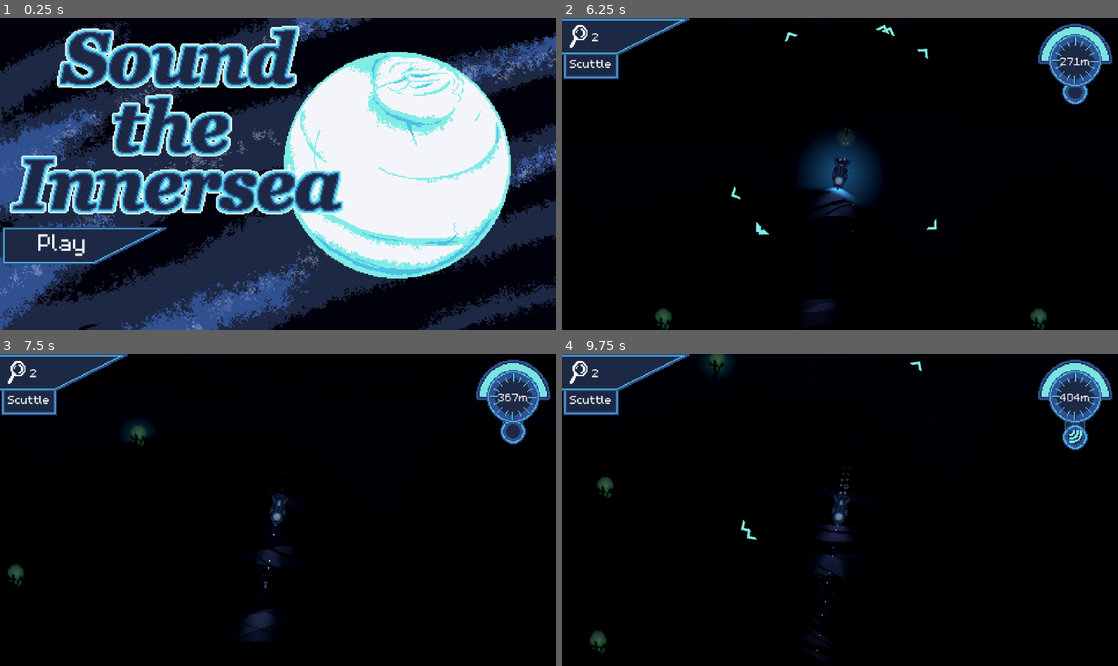
Above: before the commit, frames 1-4 (two rows, left to right).
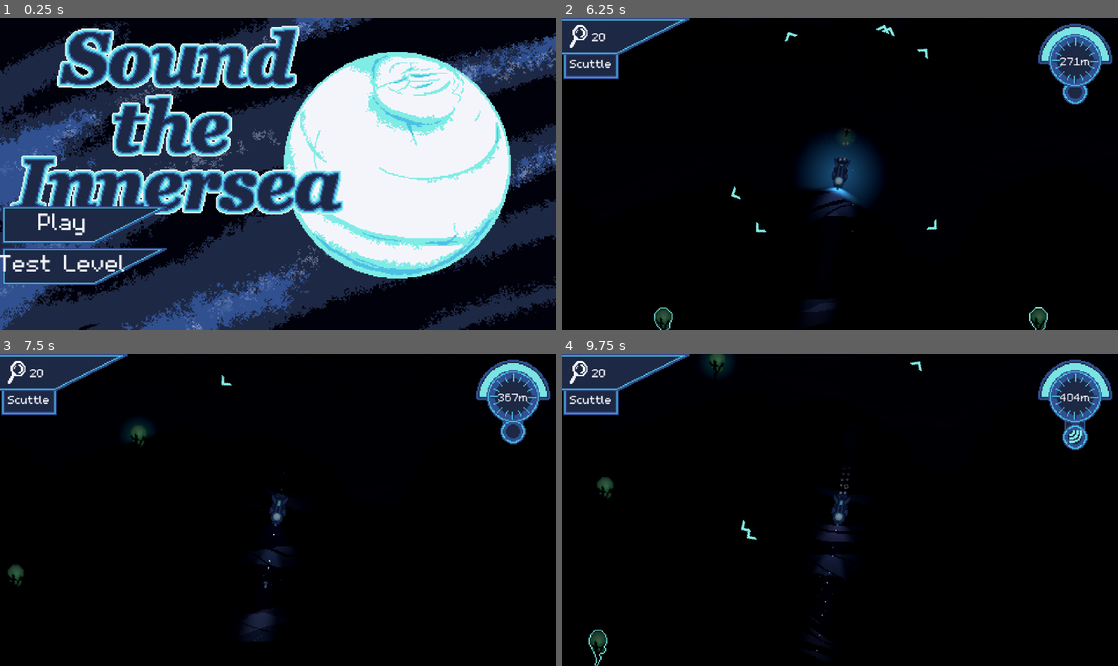
Above: after the commit, the same moments.

Repository: austingwatson/Depths
Game: Godot game, scene res://scenes/title_screen.tscn
The game is run twice, just before and just after one commit, with the same random seed, the same clock (stepped at 60 frames per second) and the same inputs. Sound files missing from this copy of the repository are replaced by a short silence.
Inputs (mouse positions are in pixels of both pictures, inside the frame that each line leads up to):
- Up to frame 1 (0.25 s): no input
- Up to frame 2 (6.25 s): click "Play" at 0.5 s; click "Dive In" at 1.25 s; click "Launch" at 2 s; click "Launch" at 2.75 s; tap Enter at 3.5 s; move the mouse to (962, 158) at 3.52 s; hold Space (thrust) 3.53-4.28 s; tap Shift (sonar) at 3.6, 4.55, 5.3, 6.05 s; click (962, 158) at 3.67 s; move the mouse to (728, 189) at 4.27 s; tap Mouse wheel down (change_weapon_down) at 4.35 s; move the mouse to (895, 105) at 5.02 s; hold Space (thrust) from 5.03 s (still down); tap Mouse wheel up (change_weapon_up) at 5.1 s; move the mouse to (812, 236) at 5.77 s; right-click (812, 236) at 5.85 s; click (812, 236) at 5.92 s
- Up to frame 3 (7.5 s): move the mouse to (444, 556) at 6.52 s; release Space (thrust) at 6.53 s; click (444, 556) at 6.6 s; tap Shift (sonar) at 6.8, 7.35 s; move the mouse to (111, 463) at 7.27 s
- Up to frame 4 (9.75 s): move the mouse to (867, 510) at 8.02 s; tap Shift (sonar) at 8.1, 9.05 s; click (867, 510) at 8.17 s; move the mouse to (756, 432) at 8.77 s; hold Space (thrust) from 8.78 s (still down); tap Mouse wheel down (change_weapon_down) at 8.85 s; move the mouse to (962, 494) at 9.52 s; tap Mouse wheel up (change_weapon_up) at 9.6 s

The runs differ from the first frame. In frame 1, 3.9% of the frame differs, in the area x 0-30%, y 60-86%; in frame 2, 0.1%; in frame 3, less than 0.1%; in frame 4, less than 0.1%.

Commit message:
fixed some bugs

Diff:
--- a/resources/player_stats.tres
+++ b/resources/player_stats.tres
@@ -4,7 +4,7 @@
 
 [resource]
 script = ExtResource("1_wld0n")
-research = 2
+research = 20
 max_depth = 0
 max_speed = 200.0
 acceleration = 100.0
--- a/scenes/component/fish_sprite.tscn
+++ b/scenes/component/fish_sprite.tscn
@@ -28,6 +28,7 @@
 [node name="VisibleOnScreenNotifier2D" type="VisibleOnScreenNotifier2D" parent="."]
 
 [node name="PingedTimer" type="Timer" parent="."]
+wait_time = 2.0
 one_shot = true
 
 [connection signal="screen_entered" from="VisibleOnScreenNotifier2D" to="." method="_on_visible_on_screen_notifier_2d_screen_entered"]
--- a/scenes/component/sonar.tscn
+++ b/scenes/component/sonar.tscn
@@ -8,6 +8,7 @@
 radius = 0.01
 
 [node name="Sonar" type="Area2D"]
+top_level = true
 collision_layer = 2
 collision_mask = 12
 monitorable = false
--- a/scenes/entity/actor/big_floater.tscn
+++ b/scenes/entity/actor/big_floater.tscn
@@ -1,7 +1,13 @@
-[gd_scene load_steps=14 format=3 uid="uid://clmenjb7bo3fd"]
+[gd_scene load_steps=23 format=3 uid="uid://clmenjb7bo3fd"]
 
-[ext_resource type="PackedScene" uid="uid://8oxdyj66sd4m" path="res://scenes/entity/actor/floater.tscn" id="1_yyiyj"]
+[ext_resource type="Script" uid="uid://brrrtutax8xnp" path="res://scripts/entity/actor/floater.gd" id="1_oslxi"]
+[ext_resource type="PackedScene" uid="uid://dgefqrqeh3evl" path="res://scenes/component/movement.tscn" id="2_2ldnu"]
 [ext_resource type="Texture2D" uid="uid://b52loa0ba8u2j" path="res://assets/textures/entity/big_floater.png" id="3_uoj4v"]
+[ext_resource type="PackedScene" uid="uid://yr7unnis4qow" path="res://scenes/component/fish_sprite.tscn" id="3_wu100"]
+[ext_resource type="PackedScene" uid="uid://b0rymrbfbbdhr" path="res://scenes/component/hurt_box.tscn" id="5_oualg"]
+[ext_resource type="Texture2D" uid="uid://dgb36hfijxjf1" path="res://assets/textures/effects/2d_lights_and_shadows_neutral_point_light.png" id="6_07jvc"]
+[ext_resource type="PackedScene" uid="uid://bbcnk1lc1bia3" path="res://scenes/component/player_distance.tscn" id="7_uc4en"]
+[ext_resource type="Texture2D" uid="uid://i6plrgcblxll" path="res://assets/textures/effects/effect_sheet.png" id="8_u2fdv"]
 
 [sub_resource type="AtlasTexture" id="AtlasTexture_gqlh0"]
 atlas = ExtResource("3_uoj4v")
@@ -75,27 +81,77 @@
 "speed": 5.0
 }]
 
+[sub_resource type="SpriteFrames" id="SpriteFrames_7dvyh"]
+
 [sub_resource type="CapsuleShape2D" id="CapsuleShape2D_gqlh0"]
 radius = 16.0
 height = 64.0
 
-[node name="BigFloater" instance=ExtResource("1_yyiyj")]
+[sub_resource type="AtlasTexture" id="AtlasTexture_bhvvh"]
+atlas = ExtResource("8_u2fdv")
+region = Rect2(48, 24, 8, 8)
+
+[sub_resource type="Gradient" id="Gradient_qctdj"]
+offsets = PackedFloat32Array(0, 0.723247, 1)
+colors = PackedColorArray(1, 1, 1, 1, 1, 1, 1, 1, 1, 1, 1, 0)
+
+[node name="BigFloater" type="Node2D" groups=["BigFloater"]]
+script = ExtResource("1_oslxi")
 heal = 4
 
-[node name="Movement" parent="." index="0"]
+[node name="Movement" parent="." node_paths=PackedStringArray("entity") instance=ExtResource("2_2ldnu")]
+entity = NodePath("..")
 max_speed = 20.0
 acceleration = 4.0
+deceleration = 100.0
 
-[node name="FishSprite" parent="." index="1"]
+[node name="FishSprite" parent="." node_paths=PackedStringArray("entity") instance=ExtResource("3_wu100")]
+entity = NodePath("..")
 base_animation = SubResource("SpriteFrames_yrexu")
 outline_animation = SubResource("SpriteFrames_wu100")
+eye_animation = SubResource("SpriteFrames_7dvyh")
+visible_rect = Rect2(-8, -16, 16, 32)
+show_time = 1.0
 
-[node name="HurtBox" parent="." index="2"]
+[node name="HurtBox" parent="." node_paths=PackedStringArray("entity") instance=ExtResource("5_oualg")]
+collision_layer = 40
+collision_mask = 2
+entity = NodePath("..")
 max_health = 4
 health = 4
 shape = SubResource("CapsuleShape2D_gqlh0")
 
-[node name="Light" parent="." index="3"]
+[node name="Light" type="PointLight2D" parent="."]
 position = Vector2(0, -3)
+color = Color(0.722702, 0.999442, 0.675061, 1)
 energy = 0.8
+texture = ExtResource("6_07jvc")
+offset = Vector2(0, 4)
 texture_scale = 0.35
+
+[node name="PlayerDistance" parent="." node_paths=PackedStringArray("entity") instance=ExtResource("7_uc4en")]
+entity = NodePath("..")
+distance = 500.0
+
+[node name="DeathPop" type="CPUParticles2D" parent="."]
+emitting = false
+texture = SubResource("AtlasTexture_bhvvh")
+one_shot = true
+explosiveness = 0.9
+randomness = 0.36
+emission_shape = 2
+emission_sphere_radius = 6.0
+direction = Vector2(0, 0)
+spread = 180.0
+gravity = Vector2(0, -80)
+initial_velocity_min = 15.0
+initial_velocity_max = 45.0
+radial_accel_min = 32.0
+radial_accel_max = 32.0
+damping_min = 60.0
+damping_max = 60.0
+color_ramp = SubResource("Gradient_qctdj")
+
+[connection signal="dead" from="HurtBox" to="." method="_on_hurt_box_dead"]
+[connection signal="pinged" from="HurtBox" to="." method="_on_hurt_box_pinged"]
+[connection signal="finished" from="DeathPop" to="." method="_on_death_pop_finished"]
--- a/scenes/entity/actor/deep_fish.tscn
+++ b/scenes/entity/actor/deep_fish.tscn
@@ -1,7 +1,15 @@
-[gd_scene load_steps=17 format=3 uid="uid://0nd5b0b486jy"]
+[gd_scene load_steps=28 format=3 uid="uid://0nd5b0b486jy"]
 
-[ext_resource type="PackedScene" uid="uid://daxpl8wgwrd7w" path="res://scenes/entity/actor/hunter_fish.tscn" id="1_vgwbg"]
+[ext_resource type="Script" uid="uid://b8wcqwldkw4th" path="res://scripts/entity/actor/hunter_fish.gd" id="1_blg7w"]
+[ext_resource type="Resource" uid="uid://bvpbr8b48lctj" path="res://resources/move_rand.tres" id="2_jiufe"]
 [ext_resource type="Texture2D" uid="uid://cc2bgbvc2jubk" path="res://assets/textures/entity/hunter_fish.png" id="2_v83lt"]
+[ext_resource type="Resource" uid="uid://5etm0anracyi" path="res://resources/move_player.tres" id="3_c2g0x"]
+[ext_resource type="Resource" uid="uid://wsb55dgirstk" path="res://resources/attack.tres" id="4_o7ixe"]
+[ext_resource type="PackedScene" uid="uid://dgefqrqeh3evl" path="res://scenes/component/movement.tscn" id="5_g64t7"]
+[ext_resource type="PackedScene" uid="uid://yr7unnis4qow" path="res://scenes/component/fish_sprite.tscn" id="6_dj1v8"]
+[ext_resource type="PackedScene" uid="uid://b0rymrbfbbdhr" path="res://scenes/component/hurt_box.tscn" id="8_dmn6m"]
+[ext_resource type="PackedScene" uid="uid://djbrnjtvjpjmt" path="res://scenes/component/detection.tscn" id="9_yxil0"]
+[ext_resource type="PackedScene" uid="uid://b0foxywnu3rrx" path="res://scenes/component/hit_box.tscn" id="10_lknrq"]
 
 [sub_resource type="AtlasTexture" id="AtlasTexture_g46fr"]
 atlas = ExtResource("2_v83lt")
@@ -107,16 +115,75 @@
 "speed": 5.0
 }]
 
-[node name="DeepFish" instance=ExtResource("1_vgwbg")]
+[sub_resource type="RectangleShape2D" id="RectangleShape2D_mrtdc"]
+size = Vector2(32, 16)
 
-[node name="FishSprite" parent="." index="1"]
+[sub_resource type="CircleShape2D" id="CircleShape2D_ymxha"]
+radius = 150.0
+
+[sub_resource type="ConvexPolygonShape2D" id="ConvexPolygonShape2D_ymxha"]
+points = PackedVector2Array(0, 0, 15, -15, 15, 15)
+
+[node name="DeepFish" type="Node2D" groups=["DeepFish"]]
+script = ExtResource("1_blg7w")
+base = ExtResource("2_jiufe")
+move_to_player = ExtResource("3_c2g0x")
+attack = ExtResource("4_o7ixe")
+attack_range = 100.0
+attack_fov_angle = 25.0
+
+[node name="Movement" parent="." node_paths=PackedStringArray("entity") instance=ExtResource("5_g64t7")]
+entity = NodePath("..")
+max_speed = 300.0
+acceleration = 150.0
+deceleration = 300.0
+rotation_speed = 10.0
+
+[node name="FishSprite" parent="." node_paths=PackedStringArray("entity") instance=ExtResource("6_dj1v8")]
+entity = NodePath("..")
 base_animation = SubResource("SpriteFrames_503ws")
 outline_animation = SubResource("SpriteFrames_c2g0x")
 eye_animation = SubResource("SpriteFrames_dmn6m")
+visible_rect = Rect2(-16, -8, 32, 16)
+show_time = 1.0
 
-[node name="HurtBox" parent="." index="2"]
+[node name="HurtBox" parent="." node_paths=PackedStringArray("entity") instance=ExtResource("8_dmn6m")]
+collision_layer = 36
+collision_mask = 2
+entity = NodePath("..")
 max_health = 15
 health = 15
+shape = SubResource("RectangleShape2D_mrtdc")
 
-[node name="HitBox" parent="." index="4"]
+[node name="PlayerDetection" parent="." instance=ExtResource("9_yxil0")]
+visible = false
+collision_layer = 4
+collision_mask = 2
+shape = SubResource("CircleShape2D_ymxha")
+
+[node name="HitBox" parent="." instance=ExtResource("10_lknrq")]
+position = Vector2(15, 0)
+collision_layer = 4
+collision_mask = 2
 damage = 4
+shape = SubResource("ConvexPolygonShape2D_ymxha")
+
+[node name="IdleTimer" type="Timer" parent="."]
+wait_time = 0.5
+one_shot = true
+autostart = true
+
+[node name="AttackTimer" type="Timer" parent="."]
+one_shot = true
+
+[node name="AttackMoveTimer" type="Timer" parent="."]
+one_shot = true
+
+[connection signal="dead" from="HurtBox" to="." method="_on_hurt_box_dead"]
+[connection signal="pinged" from="HurtBox" to="." method="_on_hurt_box_pinged"]
+[connection signal="detected" from="PlayerDetection" to="." method="_on_player_detection_detected"]
+[connection signal="lost" from="PlayerDetection" to="." method="_on_player_detection_lost"]
+[connection signal="hit" from="HitBox" to="." method="_on_hit_box_hit"]
+[connection signal="timeout" from="IdleTimer" to="." method="_on_idle_timer_timeout"]
+[connection signal="timeout" from="AttackTimer" to="." method="_on_attack_timer_timeout"]
+[connection signal="timeout" from="AttackMoveTimer" to="." method="_on_attack_move_timer_timeout"]
--- a/scenes/entity/actor/hunter_fish.tscn
+++ b/scenes/entity/actor/hunter_fish.tscn
@@ -148,8 +148,8 @@
 show_time = 1.0
 
 [node name="HurtBox" parent="." node_paths=PackedStringArray("entity") instance=ExtResource("3_vbyxb")]
-collision_layer = 4
-collision_mask = 34
+collision_layer = 36
+collision_mask = 2
 entity = NodePath("..")
 max_health = 6
 health = 6
--- a/scenes/entity/projectile/arrow.tscn
+++ b/scenes/entity/projectile/arrow.tscn
@@ -16,7 +16,7 @@
 script = ExtResource("2_5q7jp")
 
 [node name="Timer" type="Timer" parent="."]
-wait_time = 1.5
+wait_time = 2.0
 one_shot = true
 autostart = true
 
--- a/scenes/title_screen.tscn
+++ b/scenes/title_screen.tscn
@@ -146,7 +146,6 @@
 vertical_alignment = 1
 
 [node name="Test Level" type="TextureButton" parent="Menu"]
-visible = false
 layout_mode = 2
 size_flags_horizontal = 4
 texture_normal = SubResource("AtlasTexture_e54dn")
--- a/scripts/component/fish_sprite.gd
+++ b/scripts/component/fish_sprite.gd
@@ -53,6 +53,7 @@
 	if on_screen:
 		outline.visible = true
 	else:
+		outline.visible = true
 		ProjectileManager.add_arrow(global_position, entity.global_position)
 	pinged_timer.start()
 
--- a/scripts/component/sonar.gd
+++ b/scripts/component/sonar.gd
@@ -8,7 +8,8 @@
 @onready var shape: Shape2D = collision_shape.shape
 
 
-func start_sonar() -> void:
+func start_sonar(global_position: Vector2) -> void:
+	self.global_position = global_position
 	$SonarPulseSound.play()
 	collision_shape.set_deferred("disabled", false)
 	var tween := create_tween()
--- a/scripts/entity/actor/player.gd
+++ b/scripts/entity/actor/player.gd
@@ -186,7 +186,7 @@
 					energy.use_energy(player_stats.shock_energy)
 	if Input.is_action_just_pressed("sonar") and not sonar_cooldown.on_cooldown:
 		sonar_cooldown.use()
-		sonar.start_sonar()
+		sonar.start_sonar(global_position)
 		GlobalSignals.on_use_sonar()
 		sonar_partciles.emitting = true
 
--- a/scripts/entity/spawner.gd
+++ b/scripts/entity/spawner.gd
@@ -86,6 +86,11 @@
 			current_amount = get_tree().get_node_count_in_group("Floater")
 		Type.RESEARCH:
 			current_amount = get_tree().get_node_count_in_group("Research")
+		Type.BIG_FLOATER:
+			current_amount = get_tree().get_node_count_in_group("BigFloater")
+			print(current_amount)
+		Type.DEEP_FISH:
+			current_amount = get_tree().get_node_count_in_group("DeepFish")
 
 	var amount := get_enemy_amount()
 	var max: int = round(max_amount.sample(player_y))
--- a/scripts/intro.gd
+++ b/scripts/intro.gd
@@ -10,8 +10,8 @@
 
 
 func _on_skip_tutorial_button_pressed() -> void:
+	$ButtonClick.play()
 	get_tree().change_scene_to_file("res://scenes/basecamp.tscn")
-	$ButtonClick.play()
 
 
 func _on_tutorial_button_mouse_entered() -> void:
--- a/scripts/title_screen.gd
+++ b/scripts/title_screen.gd
@@ -9,8 +9,8 @@
 
 
 func _on_play_pressed() -> void:
+	$ButtonClick.play()
 	get_tree().change_scene_to_file("res://scenes/intro.tscn")
-	$ButtonClick.play()
 
 func _on_play_mouse_entered() -> void:
 	$ButtonHover.play()
--- a/scripts/ui/upgrade.gd
+++ b/scripts/ui/upgrade.gd
@@ -27,7 +27,7 @@
 			queue_free()
 			return
 
-	cost.text = str(player_stats.store[tool_tip_strings[current_upgrade]])
+	cost.text = str(player_stats.store[store_names[current_upgrade]])
 	tool_tip_label.text = tool_tip_strings[current_upgrade]
 
 
Not shown: 1 places in scenes/entity/projectile/arrow.tscn that only renumber resources
